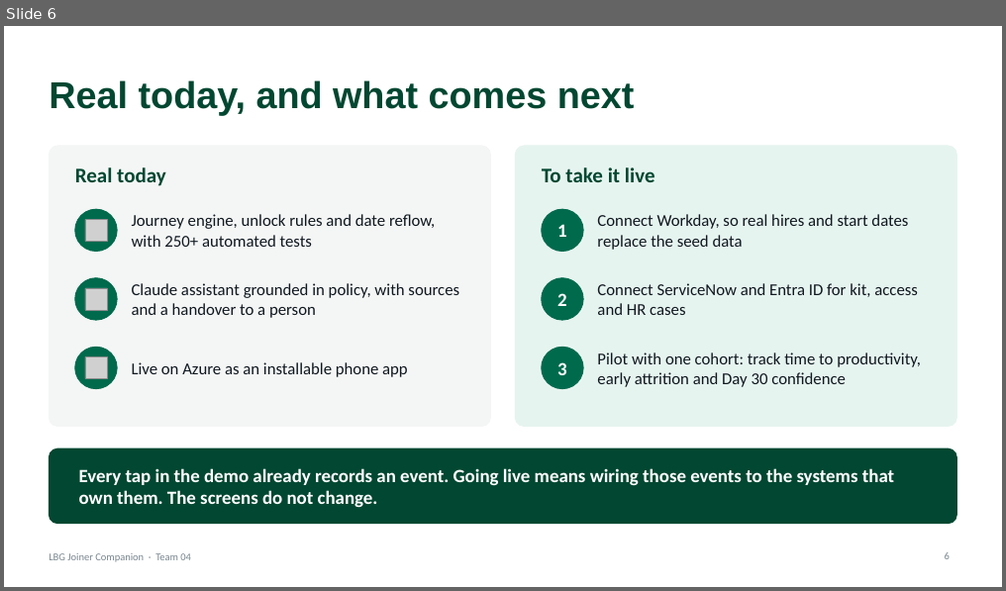
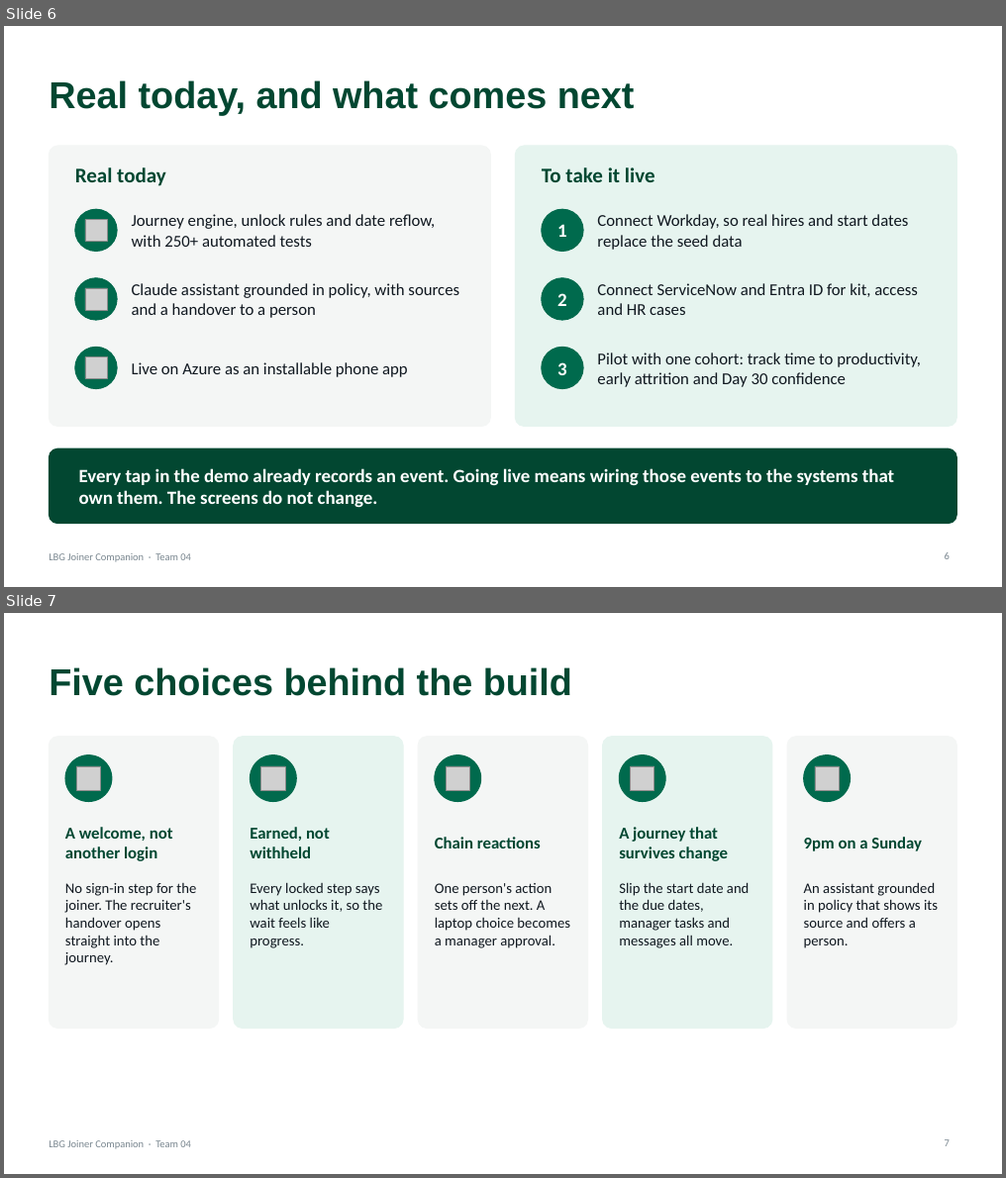
Before and after one commit to KG-droid/GitPushPray, a slide deck: docs/joiner-companion-demo.pptx. Shown one above the other, each under a label of ours: slide 6 before the commit, slides 6 and 7 after it. The pictures are 1006x591 and 1006x1178 pixels, drawn with LibreOffice and Linux fonts; fonts in the diff are those of the drawing; grey boxes stand for pictures. Boxes give left, top, right and bottom in pixels: in the first picture for what was removed or moved away, otherwise in the second. Text is boxed around its words. In the diff, an @@ line names an element or a change of style, - is before the commit and + after.

```diff
--- a/docs/joiner-companion-demo.pptx
+++ b/docs/joiner-companion-demo.pptx
@@ slide 7 added at [4,613,1002,1174], background #FFFFFF; not listed: 1 template element that a slide beside it also shows @@
@@ title added at [49,667,572,696], 36 pt, text #024731, bold @@
+Five choices behind the build
@@ rounded rectangle added at [49,737,219,1029], fill #F4F6F5, outline #F4F6F5 1 pt @@
@@ ellipse added at [65,756,112,802], fill #006A4D, outline #006A4D 1 pt @@
@@ rounded rectangle added at [234,737,404,1029], fill #E6F4EF, outline #E6F4EF 1 pt @@
@@ ellipse added at [251,756,297,802], fill #006A4D, outline #006A4D 1 pt @@
@@ rounded rectangle added at [418,737,588,1029], fill #F4F6F5, outline #F4F6F5 1 pt @@
@@ ellipse added at [435,756,481,802], fill #006A4D, outline #006A4D 1 pt @@
@@ rounded rectangle added at [603,737,773,1029], fill #E6F4EF, outline #E6F4EF 1 pt @@
@@ ellipse added at [620,756,665,802], fill #006A4D, outline #006A4D 1 pt @@
@@ rounded rectangle added at [787,737,957,1029], fill #F4F6F5, outline #F4F6F5 1 pt @@
@@ ellipse added at [804,756,849,802], fill #006A4D, outline #006A4D 1 pt @@
@@ picture added at [76,766,101,790] @@
@@ picture added at [260,766,285,790] @@
@@ picture added at [446,766,469,790] @@
@@ picture added at [631,766,654,790] @@
@@ picture added at [815,766,839,790] @@
@@ text added at [65,827,173,861], 16 pt, text #024731, bold @@
+A welcome, not another login
@@ text added at [250,827,330,859], 16 pt, text #024731, bold @@
+Earned, not withheld
@@ text added at [435,837,541,849], 16 pt, text #024731, bold @@
+Chain reactions
@@ text added at [619,827,728,861], 16 pt, text #024731, bold @@
+A journey that survives change
@@ text added at [804,837,922,852], 16 pt, text #024731, bold @@
+9pm on a Sunday
@@ text added at [65,883,196,965], 14 pt, text #101820 @@
+No sign-in step for the joiner. The recruiter's handover opens straight into the journey.
@@ text added at [250,882,382,949], 14 pt, text #101820 @@
+Every locked step says what unlocks it, so the wait feels like progress.
@@ text added at [435,883,570,949], 14 pt, text #101820 @@
+One person's action sets off the next. A laptop choice becomes a manager approval.
@@ text added at [619,882,748,949], 14 pt, text #101820 @@
+Slip the start date and the due dates, manager tasks and messages all move.
@@ text added at [804,882,938,949], 14 pt, text #101820 @@
+An assistant grounded in policy that shows its source and offers a person.
@@ page number added at [944,1140,949,1147], 10 pt, text #7A8790 @@
+7
```
Also in this commit, not shown: 2 slides changed, 1 slide removed.
